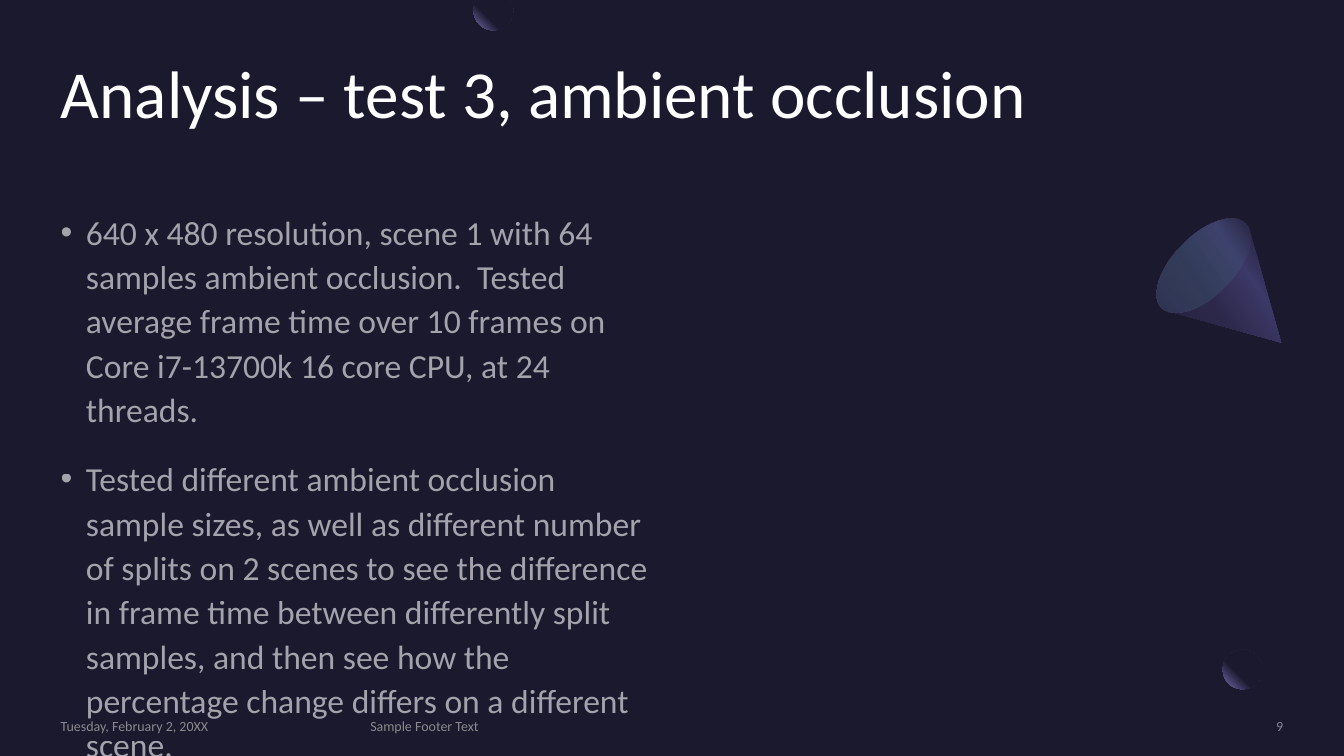
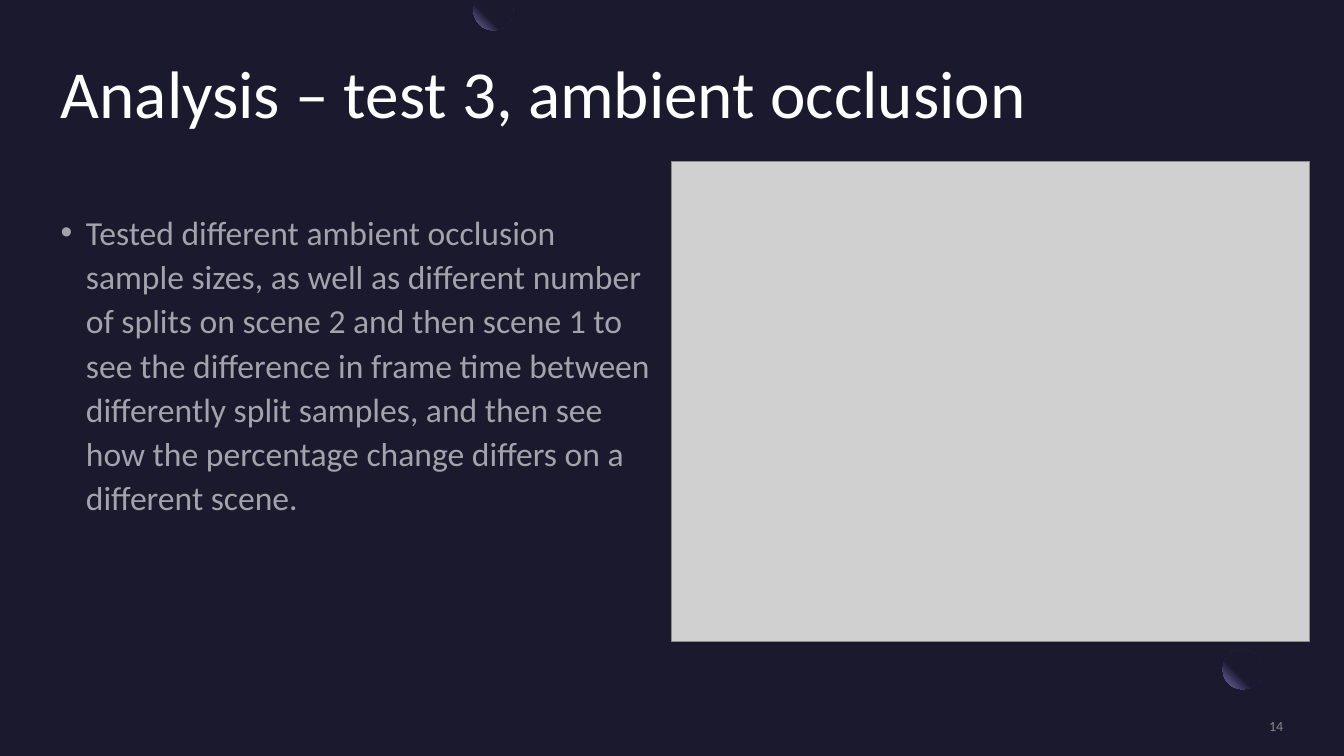
Before and after one commit to jtothec67/Ray-tracer, a slide deck: slide 14 of Presentation Title.pptx (slide 9 before the commit). Drawn at 1344x756 pixels with LibreOffice and Linux fonts; fonts in the diff are those of the drawing; grey boxes stand for pictures. Boxes give left, top, right and bottom in pixels: in the first picture for what was removed or moved away, otherwise in the second. Text is boxed around its words. In the diff, an @@ line names an element or a change of style, - is before the commit and + after.

Commit message:
Powerpoint

```diff
--- a/Presentation Title.pptx
+++ b/Presentation Title.pptx
@@ picture added at <box>673,161,1311,642</box> @@
@@ ellipse removed at <box>1141,202,1267,328</box> @@
@@ text at <box>86,221,649,510</box>: text changed @@
-• 640 x 480 resolution, scene 1 with 64 samples ambient occlusion. Tested average frame time over 10 frames on Core i7-13700k 16 core CPU, at 24 threads.
-• Tested different ambient occlusion sample sizes, as well as different number of splits on 2 scenes to see the difference in frame time between differently split samples, and then see how the percentage change differs on a different scene.
+• Tested different ambient occlusion sample sizes, as well as different number of splits on scene 2 and then scene 1 to see the difference in frame time between differently split samples, and then see how the percentage change differs on a different scene.
@@ text removed at <box>61,721,208,733</box> @@
-Tuesday, February 2, 20XX
@@ text removed at <box>370,721,478,733</box> @@
-Sample Footer Text
@@ page number at <box>1269,722,1283,731</box>: text changed @@
-9
+14
```
Also in this commit, not shown: 8 other slides changed, 10 slides added, 2 slides removed, 2 other files.
